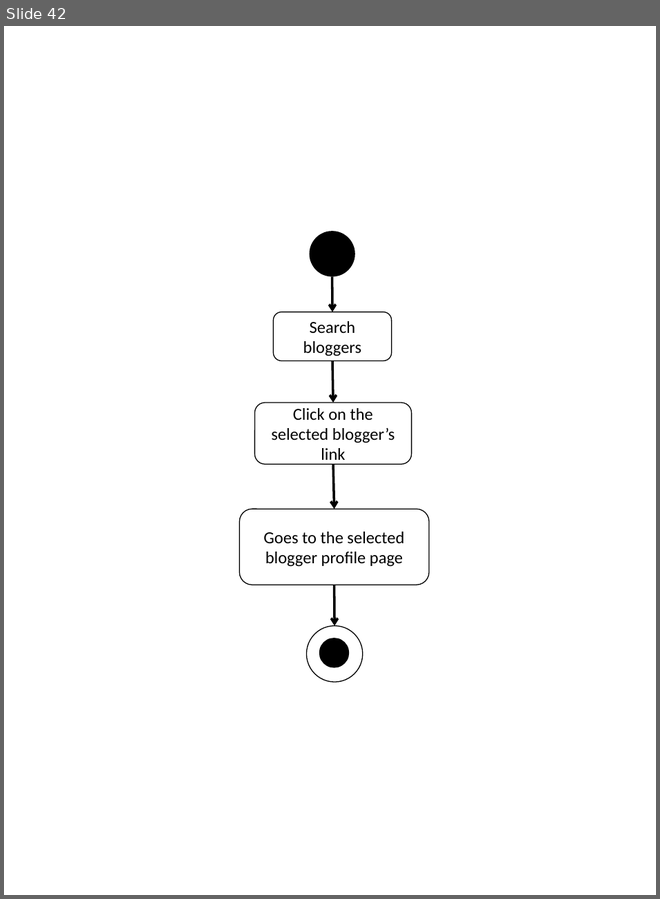
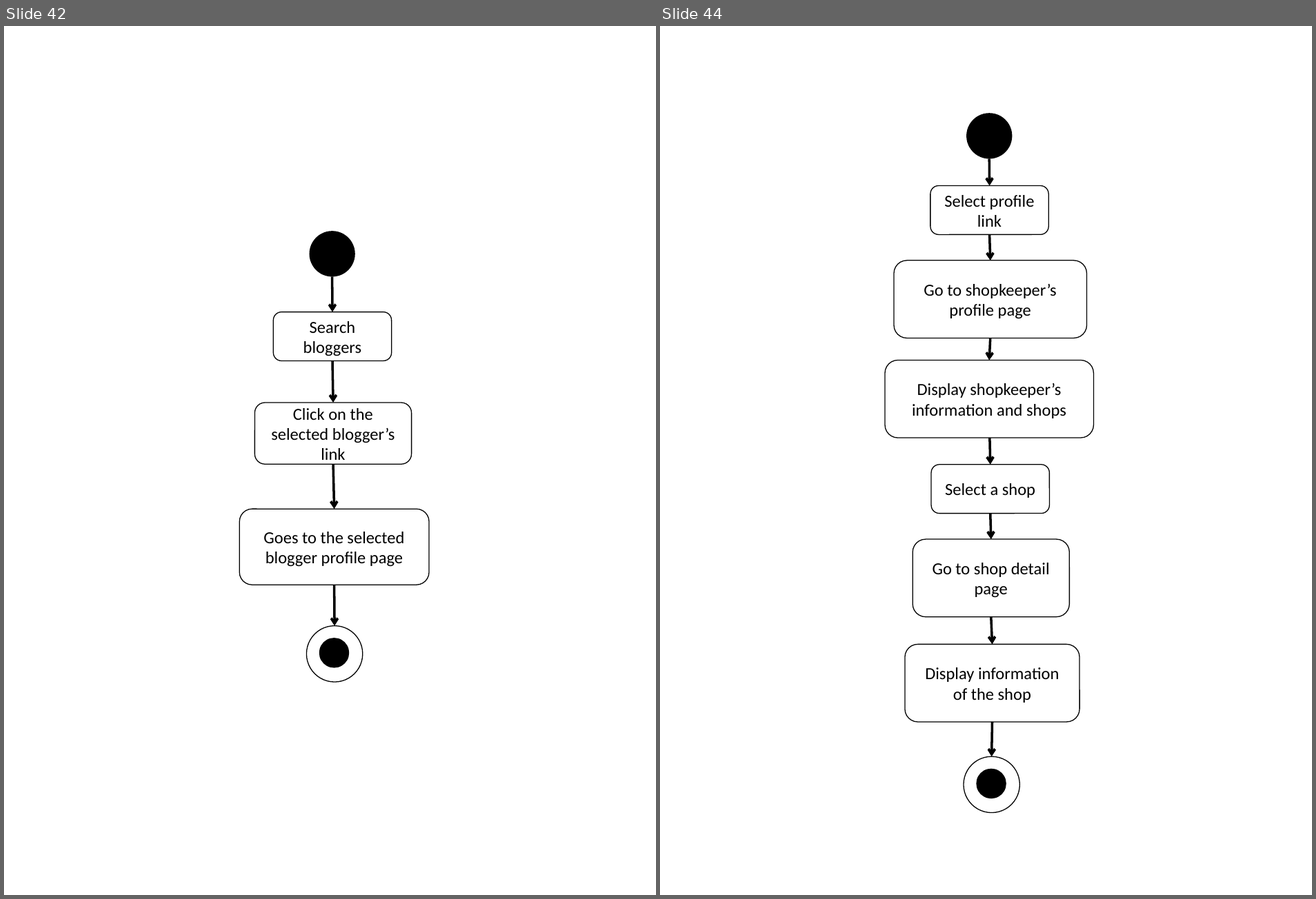
Before and after one commit to asciidaitoon/HanDIYcraft, a slide deck: Design/AD mob.pptx. Shown side by side, each under a label of ours: slide 42 before the commit, slides 42 and 44 after it; the slides between them are not shown. The pictures are 660x899 and 1316x899 pixels, drawn with LibreOffice and Linux fonts; fonts in the diff are those of the drawing. Boxes give left, top, right and bottom in pixels: in the first picture for what was removed or moved away, otherwise in the second. Text is boxed around its words. In the diff, an @@ line names an element or a change of style, - is before the commit and + after.

```diff
--- a/Design/AD mob.pptx
+++ b/Design/AD mob.pptx
@@ slide 44 added at (660, 26, 1312, 895), background #FFFFFF @@
@@ ellipse added at (966, 113, 1012, 159), fill #000000 @@
@@ arrow added from (990, 159) to (990, 186), #000000 2 pt @@
@@ rounded rectangle added at (930, 186, 1048, 234), fill #FFFFFF, outline #000000 0.75 pt, 14 pt, text #000000 @@
+Select profile link
@@ arrow added from (990, 234) to (991, 261), #000000 2 pt @@
@@ rounded rectangle added at (894, 261, 1087, 338), fill #FFFFFF, outline #000000 0.75 pt, 14 pt, text #000000 @@
+Go to shopkeeper’s profile page
@@ arrow added from (991, 338) to (990, 361), #000000 2 pt @@
@@ rounded rectangle added at (885, 361, 1094, 438), fill #FFFFFF, outline #000000 0.75 pt, 14 pt, text #000000 @@
+Display shopkeeper’s information and shops
@@ arrow added from (990, 425) to (991, 465), #000000 2 pt @@
@@ rounded rectangle added at (931, 465, 1049, 514), fill #FFFFFF, outline #000000 0.75 pt, 14 pt, text #000000 @@
+Select a shop
@@ arrow added from (991, 514) to (991, 540), #000000 2 pt @@
@@ rounded rectangle added at (913, 540, 1069, 617), fill #FFFFFF, outline #000000 0.75 pt, 14 pt, text #000000 @@
+Go to shop detail page
@@ arrow added from (991, 617) to (992, 644), #000000 2 pt @@
@@ rounded rectangle added at (905, 644, 1080, 722), fill #FFFFFF, outline #000000 0.75 pt, 14 pt, text #000000 @@
+Display information of the shop
@@ arrow added from (992, 722) to (991, 757), #000000 2 pt @@
@@ ellipse added at (964, 757, 1020, 814), fill #FFFFFF, outline #000000 0.75 pt @@
@@ ellipse added at (977, 769, 1006, 799), fill #000000 @@
```
Also in this commit, not shown: 1 other slide added, 2 other files.
